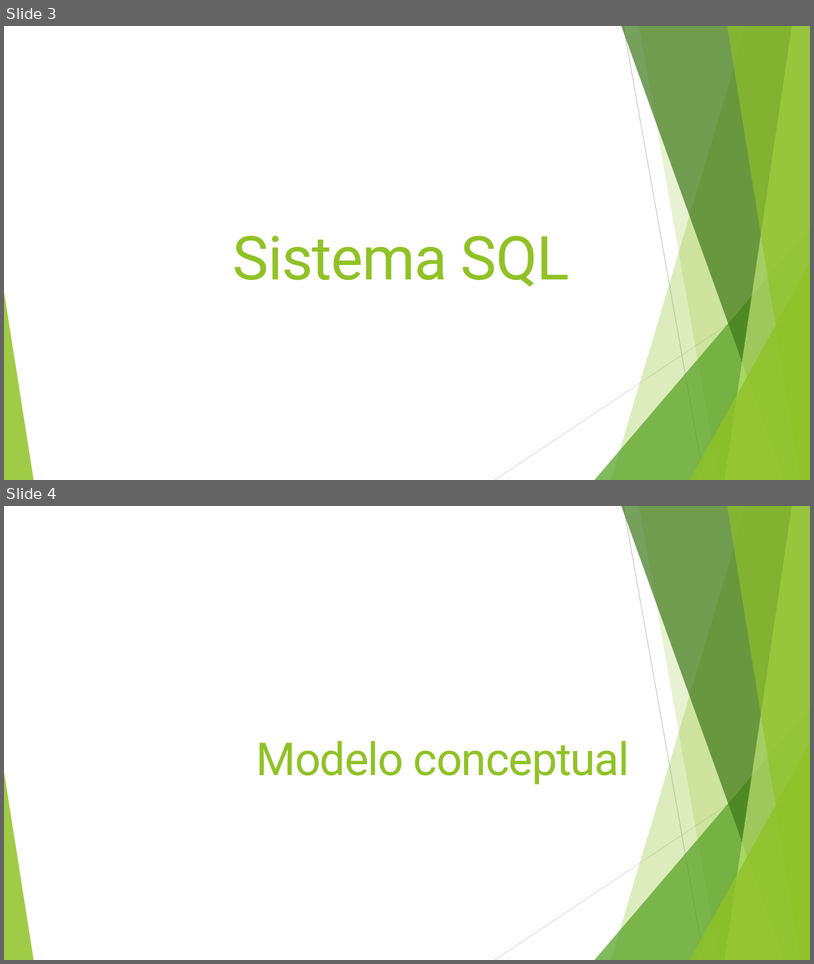
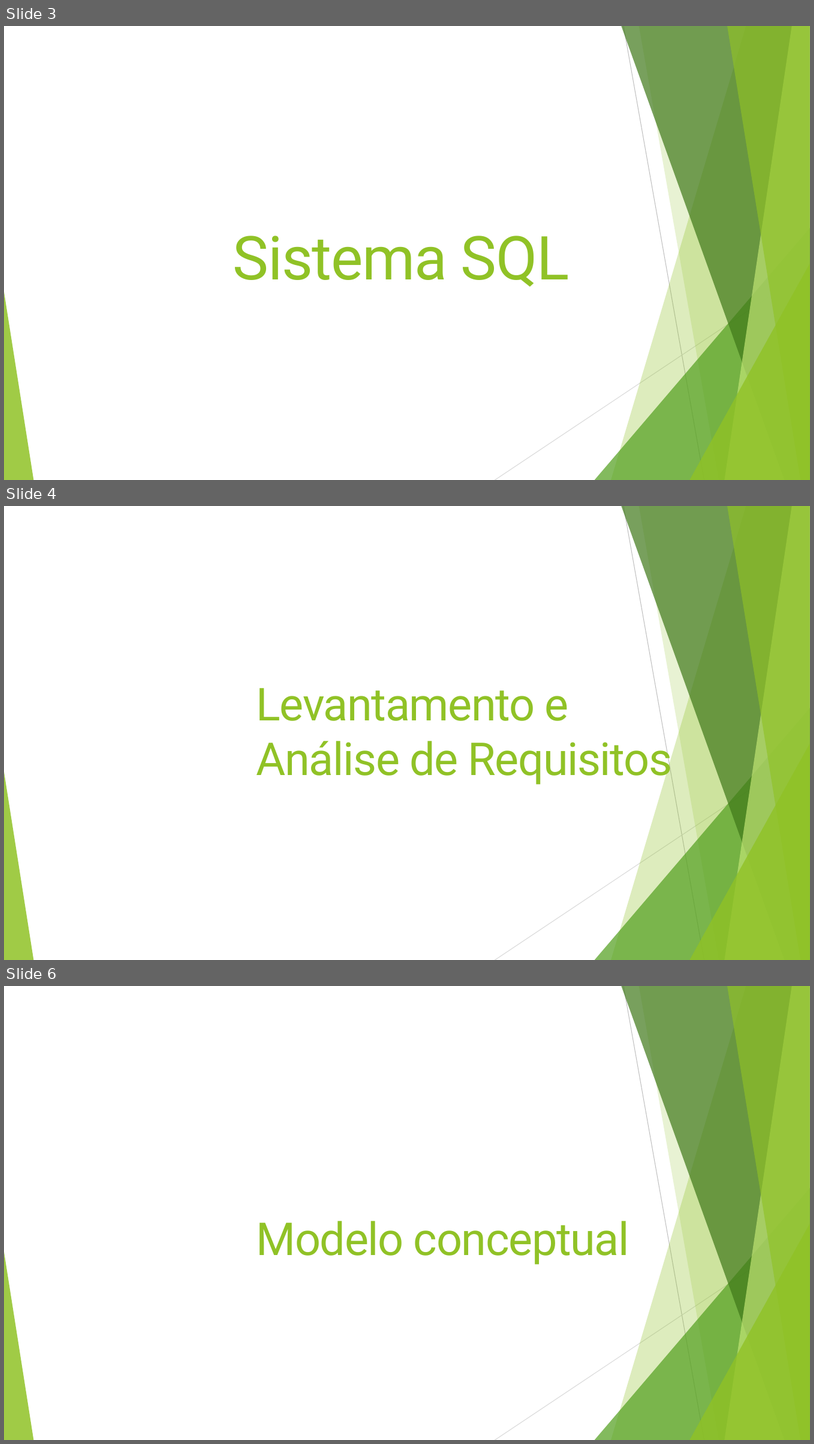
Before and after one commit to JRI98/ProjetoBD, a slide deck: Apresentação.pptx. Shown one above the other, each under a label of ours: slides 3 and 4 before the commit, slides 3, 4 and 6 after it; the slides between them are not shown. The pictures are 814x964 and 814x1444 pixels, drawn with LibreOffice and Linux fonts; fonts in the diff are those of the drawing. Boxes give left, top, right and bottom in pixels: in the first picture for what was removed or moved away, otherwise in the second. Text is boxed around its words. In the diff, an @@ line names an element or a change of style, - is before the commit and + after.

```diff
--- a/Apresentação.pptx
+++ b/Apresentação.pptx
@@ slide 4 added at <box>4,506,810,960</box>, background #FFFFFF; not listed: 10 template elements that a slide beside it also shows @@
@@ title added at <box>256,688,673,786</box>, 54 pt, text #90C226 @@
+Levantamento e Análise de Requisitos
@@ what was slide 4 is now slide 6 @@
```
Also in this commit, not shown: 3 slides changed, 10 other slides added, 3 slides removed.
